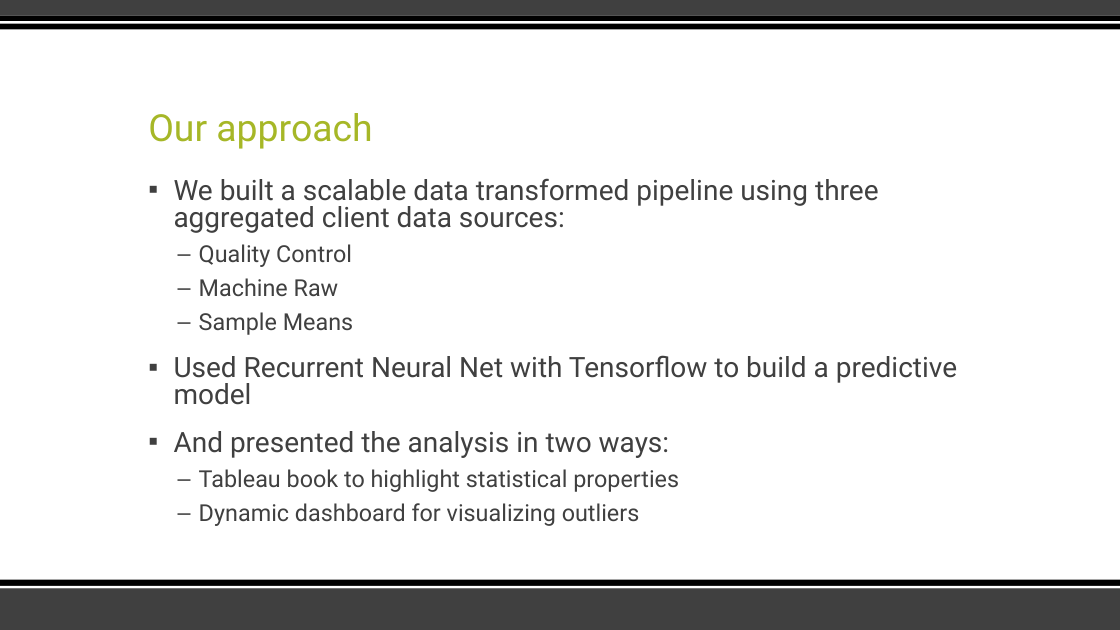
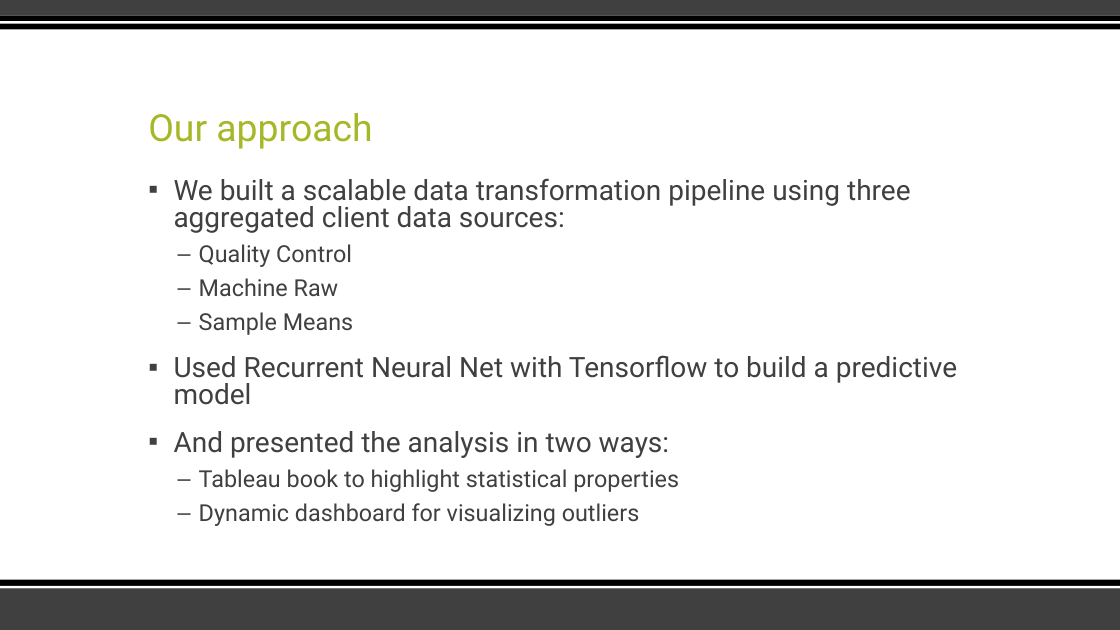
Before and after one commit to james-tn/Real-time-anomaly-detection-spark-and-deep-learning, a slide deck: slide 3 of deliverables/w205_section04_final_project_james_weixing_annalaissa_yang.pptx. Drawn at 1120x630 pixels with LibreOffice and Linux fonts; fonts in the diff are those of the drawing. Boxes give left, top, right and bottom in pixels: in the first picture for what was removed or moved away, otherwise in the second. Text is boxed around its words. In the diff, an @@ line names an element or a change of style, - is before the commit and + after.

```diff
--- a/deliverables/w205_section04_final_project_james_weixing_annalaissa_yang.pptx
+++ b/deliverables/w205_section04_final_project_james_weixing_annalaissa_yang.pptx
@@ text at (x1=174, y1=178, x2=911, y2=233): text changed @@
-▪ We built a scalable data transformed pipeline using three aggregated client data sources:
+▪ We built a scalable data transformation pipeline using three aggregated client data sources:
```
Also in this commit, not shown: 2 other slides changed, 2 slides added, 2 other files.
